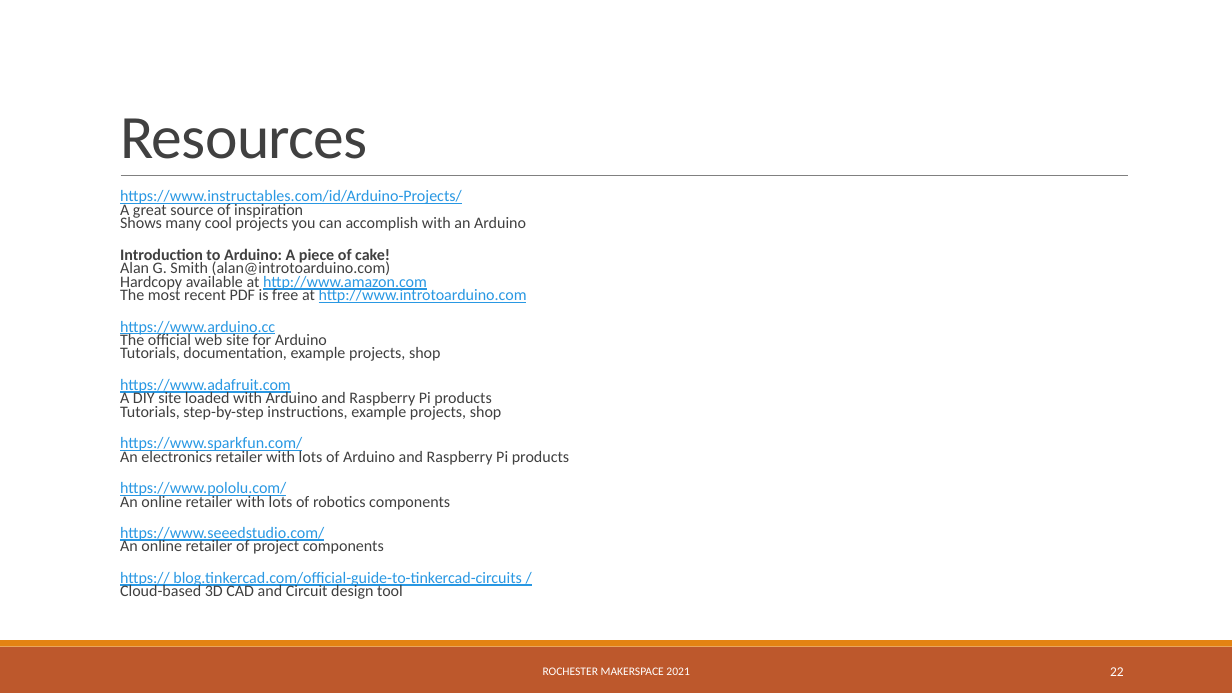
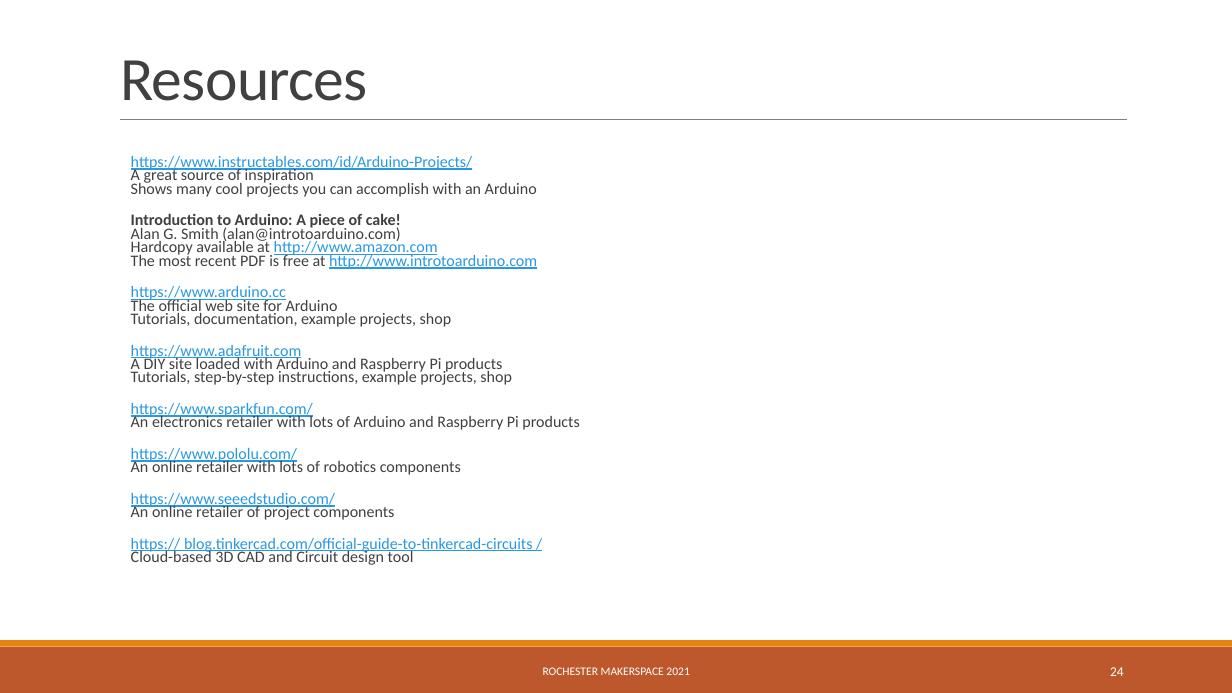
Before and after one commit to RochesterMakerSpace/ArduinoClass, a slide deck: slide 24 of docs/Introduction to Arduino.pptx (slide 22 before the commit). Drawn at 1232x693 pixels with LibreOffice and Linux fonts; fonts in the diff are those of the drawing. Boxes give left, top, right and bottom in pixels: in the first picture for what was removed or moved away, otherwise in the second. Text is boxed around its words. In the diff, an @@ line names an element or a change of style, - is before the commit and + after.

Commit message:
Updated slides

```diff
--- a/docs/Introduction to Arduino.pptx
+++ b/docs/Introduction to Arduino.pptx
@@ title "Resources": place and size @@
-title "Resources" at <box>120,118,368,159</box>
+title "Resources" at <box>120,60,368,101</box>
@@ line moved from (121, 176) - (1128, 176) to (120, 119) - (1128, 119) @@
@@ text "https://www.instructables.com/id/Arduino-Projects/ A great s ...": place and size @@
-text "https://www.instructables.com/id/Arduino-Projects/ A great s ..." at <box>120,190,569,599</box>
+text "https://www.instructables.com/id/Arduino-Projects/ A great s ..." at <box>131,156,579,565</box>
@@ page number at <box>1110,667,1124,676</box>: text changed @@
-22
+24
```
Also in this commit, not shown: 18 other slides changed, 3 slides added, 1 slide removed, 6 other files.
